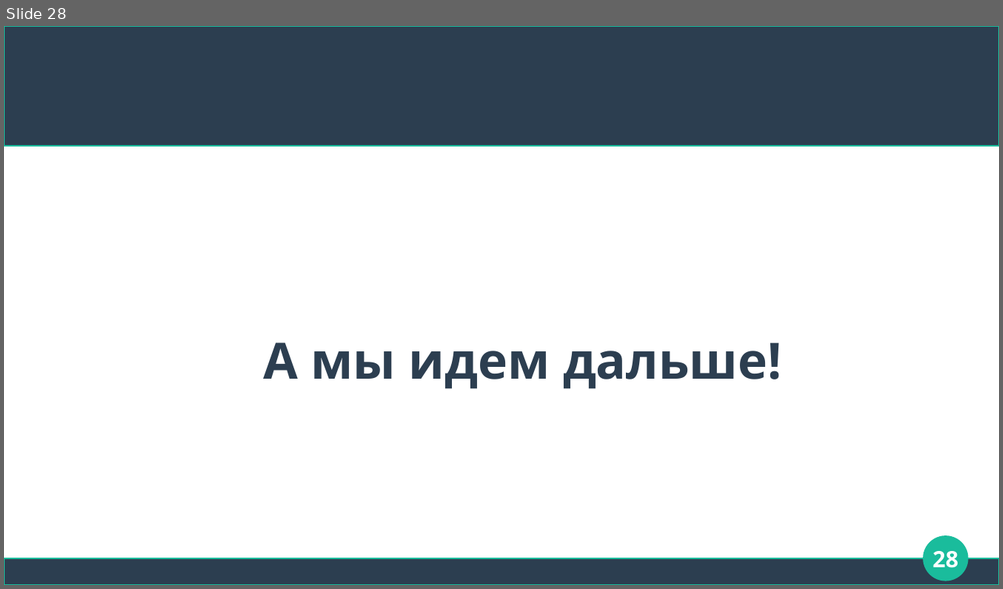
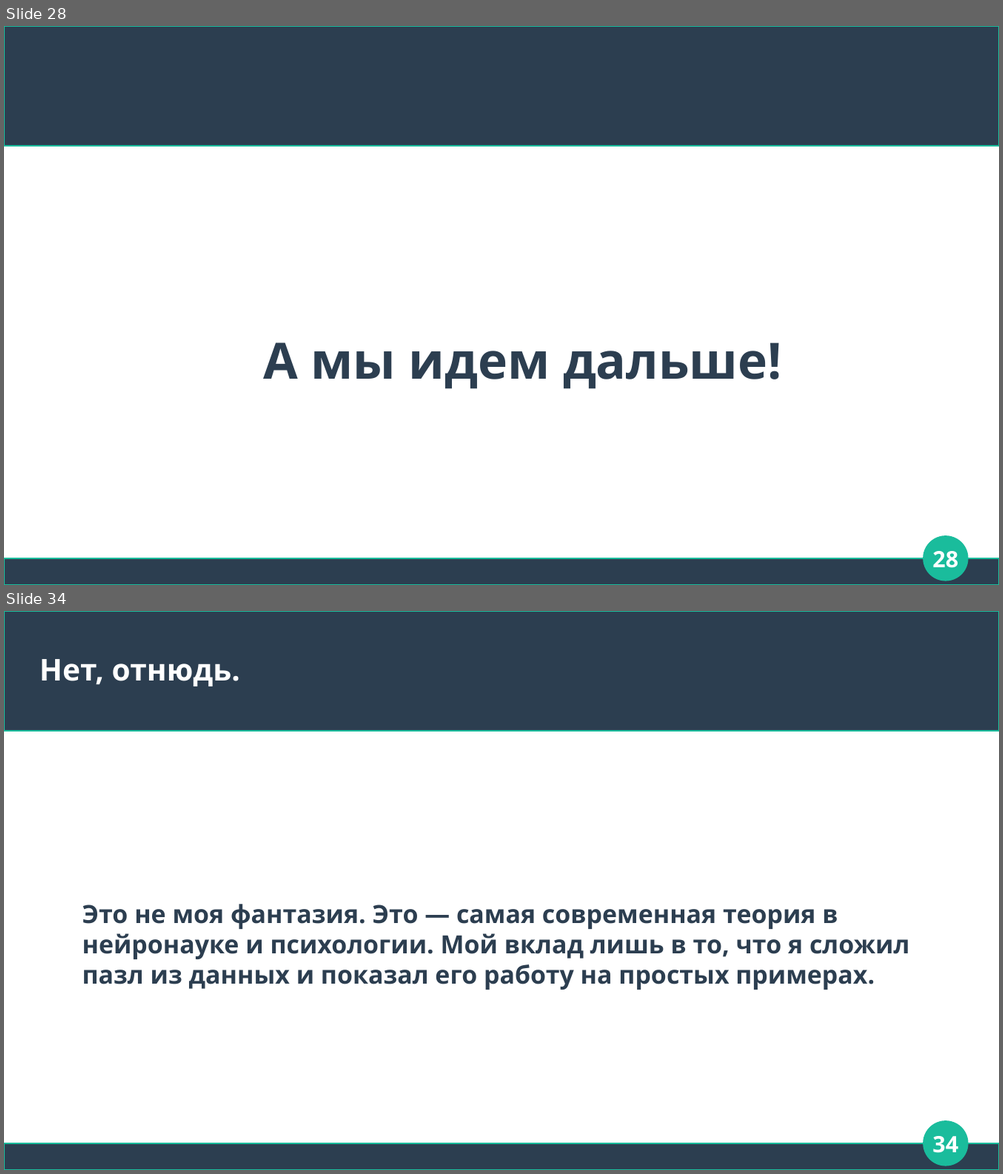
Before and after one commit to Chularev/articles, a slide deck: Psychology/4. аллостаз.odp. Shown one above the other, each under a label of ours: slide 28 before the commit, slides 28 and 34 after it; the slides between them are not shown. The pictures are 1003x589 and 1003x1174 pixels, drawn with LibreOffice and Linux fonts; fonts in the diff are those of the drawing. Boxes give left, top, right and bottom in pixels: in the first picture for what was removed or moved away, otherwise in the second. Text is boxed around its words. In the diff, an @@ line names an element or a change of style, - is before the commit and + after.

```diff
--- a/Psychology/4. аллостаз.odp
+++ b/Psychology/4. аллостаз.odp
@@ slide 34 added at (4, 611, 999, 1170), background #FFFFFF; not listed: 3 template elements that a slide beside it also shows @@
@@ title added at (40, 659, 240, 686), 24 pt, text #FFFFFF, bold @@
+Нет, отнюдь.
@@ text added at (82, 904, 909, 990), 20 pt, text #2C3E50, bold @@
+Это не моя фантазия. Это — самая современная теория в нейронауке и психологии. Мой вклад лишь в то, что я сложил пазл из данных и показал его работу на простых примерах.
@@ page number added at (932, 1136, 958, 1153), 18 pt, text #FFFFFF, bold @@
+34
```
Also in this commit, not shown: 6 other slides added.
